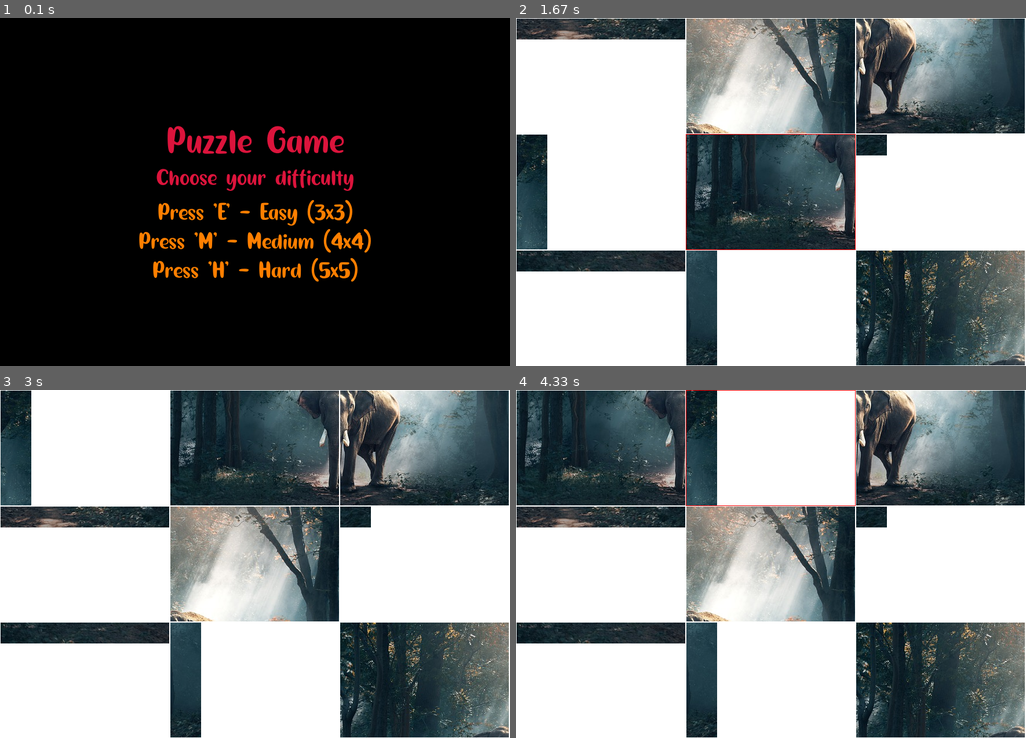
Above: before the commit, frames 1-4 (two rows, left to right).
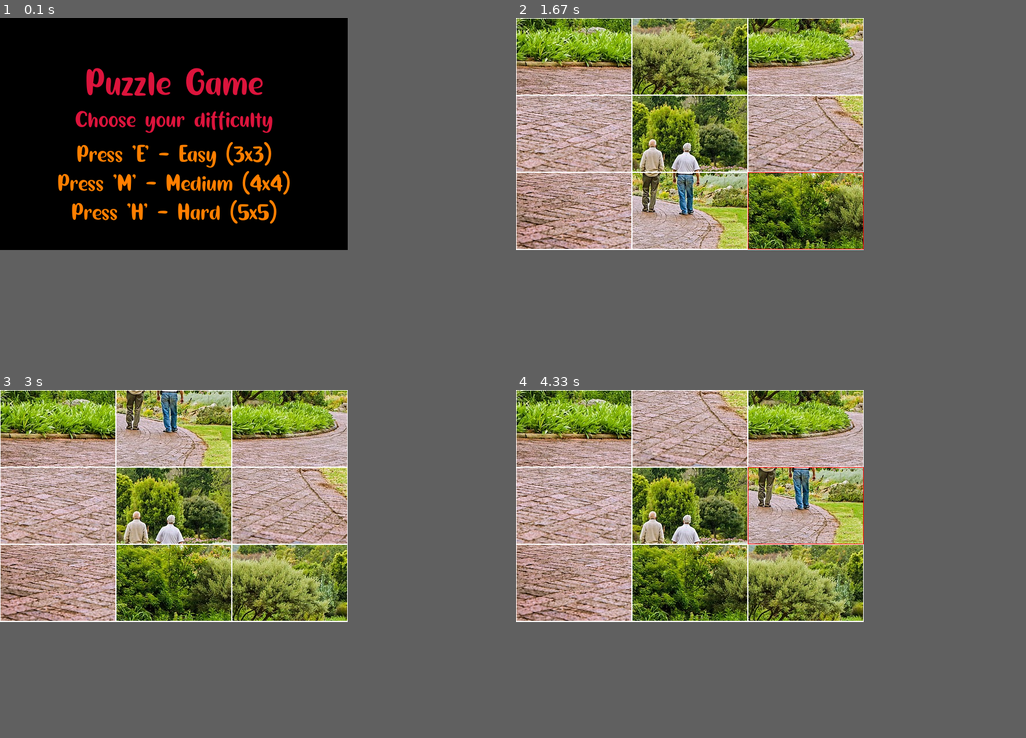
Above: after the commit, the same moments.

Repository: Tsheltrim-Dema/Pygame
Game: pygame game, started from Game1.py
Two runs of this game, one before a commit and one after it. Both use one fixed random seed, a clock stepped at 60 frames per second and the inputs below.
Inputs (mouse positions are in pixels of both pictures, inside the frame that each line leads up to):
- Up to frame 1 (0.1 s): no input
- Up to frame 2 (1.67 s): tap E at 0.33 s; click (689, 150) at 0.8 s; click (582, 98) at 1.2 s; click (816, 216) at 1.6 s
- Up to frame 3 (3 s): move the mouse to (178, 428) at 1.87 s; click (178, 428) at 2 s; move the mouse to (158, 567) at 2.27 s; click (158, 567) at 2.4 s; click (163, 466) at 2.8 s
- Up to frame 4 (4.33 s): click (638, 459) at 3.2 s; click (781, 487) at 3.6 s; move the mouse to (796, 501) at 3.87 s; click (796, 501) at 4 s; move the mouse to (765, 466) at 4.27 s
In our replay, the window is 880x600 before the commit and 600x400 after it. These sizes can differ from the game's own. Grey fills any space a smaller window leaves; there, only what the larger window draws over its background counts as a difference.

The runs differ from the first frame. In frame 1, 8.1% of the frame differs, in the area x 11-73%, y 14-76%; in frame 2, 70%; in frame 3, 70%; in frame 4, 70%, in the area x 0-100%, y 0-100%.

Commit message:
end of the the pygame

Diff:
--- a/Game1.py
+++ b/Game1.py
@@ -2,10 +2,11 @@
 
 pygame.init()
 
-WINDOW_WIDTH = 880
-WINDOW_HEIGHT = 600
+WINDOW_WIDTH = 600
+WINDOW_HEIGHT = 400
 screen = pygame.display.set_mode((WINDOW_WIDTH, WINDOW_HEIGHT))
 pygame.display.set_caption('Puzzle Game')
+
 
 FPS = 10
 clock = pygame.time.Clock()
@@ -16,7 +17,7 @@
 CRIMSON = (220, 20, 60)
 ORANGE = (255, 127, 0)
 
-bg = pygame.image.load('elephant.jpg')
+bg = pygame.image.load('people.jpg')
 bg_rect = bg.get_rect()
 bg_rect.topleft = (0, 0)
 
Binary file removed: elephant.jpg
Binary file added: people.jpg
